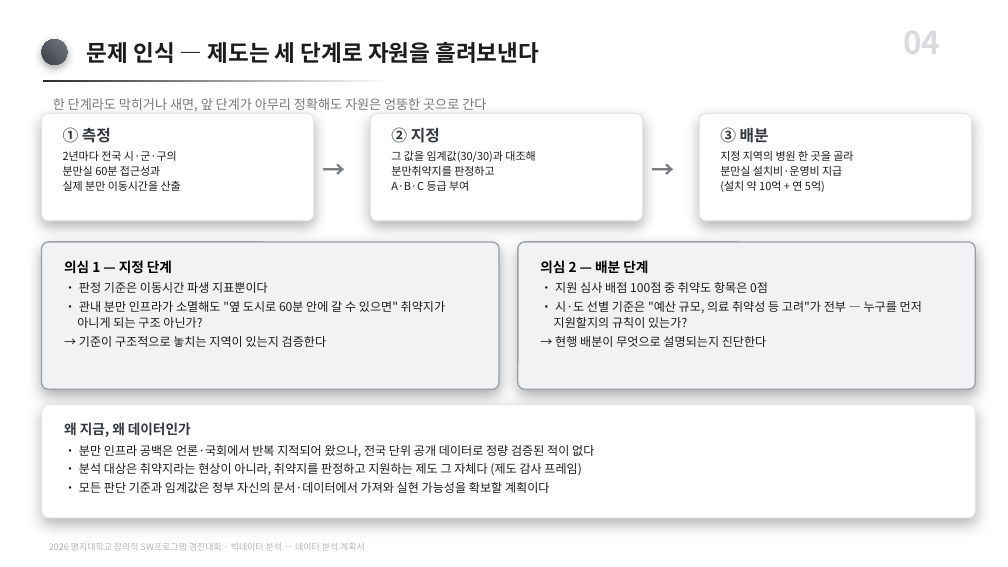
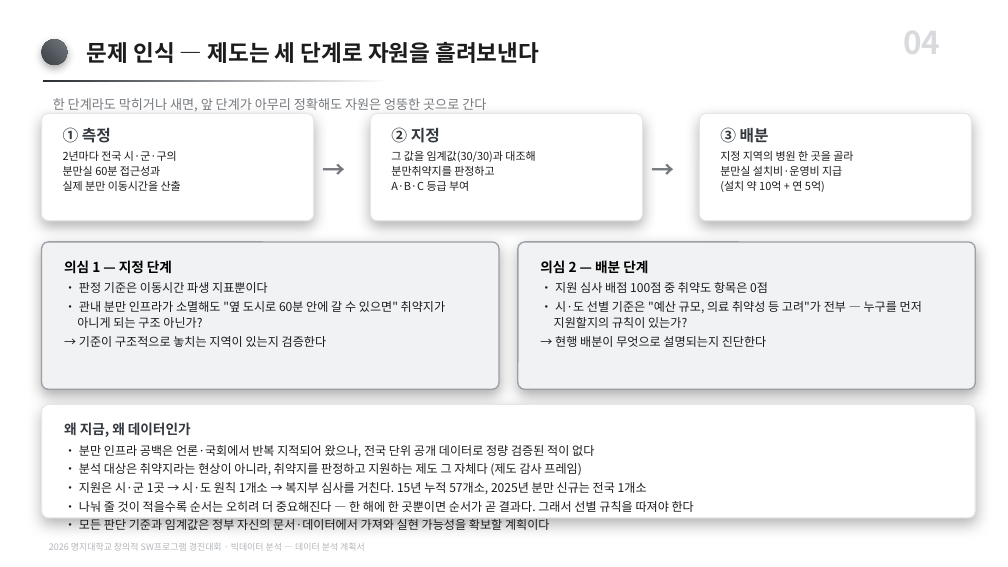
Before and after one commit to karvvan/maternity-care-policy-audit, a slide deck: slide 4 of 05_작업자료/_PPT생성본/데이터분석_계획서.pptx. Drawn at 1008x567 pixels with LibreOffice and Linux fonts; fonts in the diff are those of the drawing. Boxes give left, top, right and bottom in pixels: in the first picture for what was removed or moved away, otherwise in the second. Text is boxed around its words. In the diff, an @@ line names an element or a change of style, - is before the commit and + after.

Commit message:
희소성 논거 추가 — 나눠 줄 것이 적을수록 순서는 더 중요해진다
지원 규모가 작다는 사실("전국 연 1개소")이 예산 증액 주장으로만 흘러가면
배분 규칙의 필요성이 오히려 가려진다. 그 반대임을 논거로 세운다.

- 보고서 §1.2에 세 단락 추가: 통로가 좁다는 사실(4단계 관문·57개소·연 1개소)
  → 나눠 줄 것이 적을수록 순서가 곧 결과다(뒤로 밀리면 늦게 받는 게 아니라
  못 받는다) → 그렇다면 이 좁은 문은 어떤 규칙으로 열리는가. 26쪽 유지.
- 결과보고서 PPT 슬3 하단 카드 마지막 줄을 같은 논거로 교체 (제출본 패치).
- 계획서 PPT 생성기의 문제 인식 카드에도 2줄 추가.

계획서 제출본은 편집 중이라 반영 보류. 용어 정리(연구→프로젝트, RQ→Q)와
함께 대기 패치로 준비해 두었고, 드라이런에서 문단 17개·논거 1건 매칭 확인.
사용자가 직접 고친 문구(검증 타겟 1/2 등)는 전부 보존된다.

```diff
--- a/05_작업자료/_PPT생성본/데이터분석_계획서.pptx
+++ b/05_작업자료/_PPT생성본/데이터분석_계획서.pptx
@@ text at <box>79,482,694,512</box>: paragraphs added @@
+• 지원은 시·군 1곳 → 시·도 원칙 1개소 → 복지부 심사를 거친다. 15년 누적 57개소, 2025년 분만 신규는 전국 1개소
+• 나눠 줄 것이 적을수록 순서는 오히려 더 중요해진다 — 한 해에 한 곳뿐이면 순서가 곧 결과다. 그래서 선별 규칙을 따져야 한다
```
Also in this commit, not shown: 7 other files.
